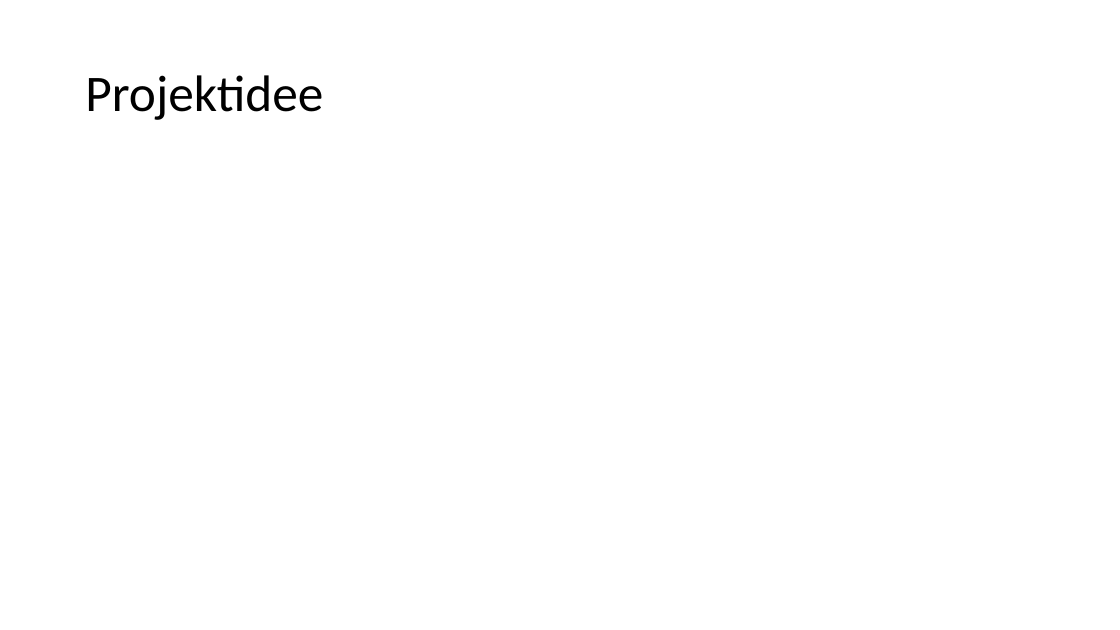
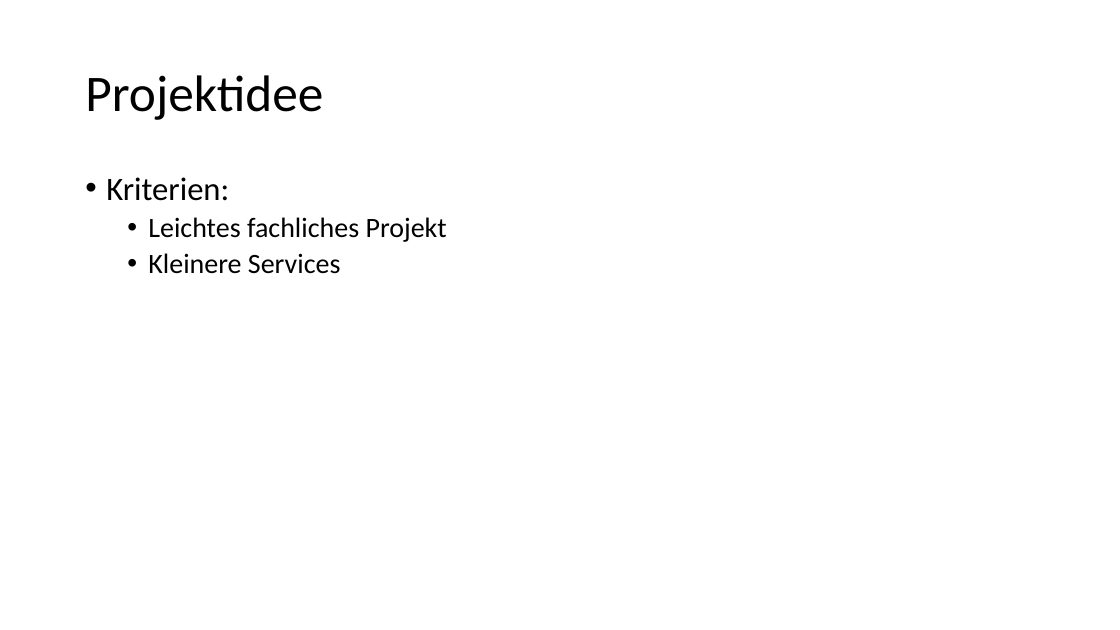
Before and after one commit to ChristophEnglisch/CompanyManagement, a slide deck: slide 3 of docs/Firmenverwaltung Services.pptx. Drawn at 1120x630 pixels with LibreOffice and Linux fonts; fonts in the diff are those of the drawing. Boxes give left, top, right and bottom in pixels: in the first picture for what was removed or moved away, otherwise in the second. Text is boxed around its words. In the diff, an @@ line names an element or a change of style, - is before the commit and + after.

```diff
--- a/docs/Firmenverwaltung Services.pptx
+++ b/docs/Firmenverwaltung Services.pptx
@@ text added at <box>106,177,447,274</box>, 24 pt, text #000000 @@
+• Kriterien:
+  • Leichtes fachliches Projekt
+  • Kleinere Services
```
Also in this commit, not shown: 4 other slides changed, 5 other files.
